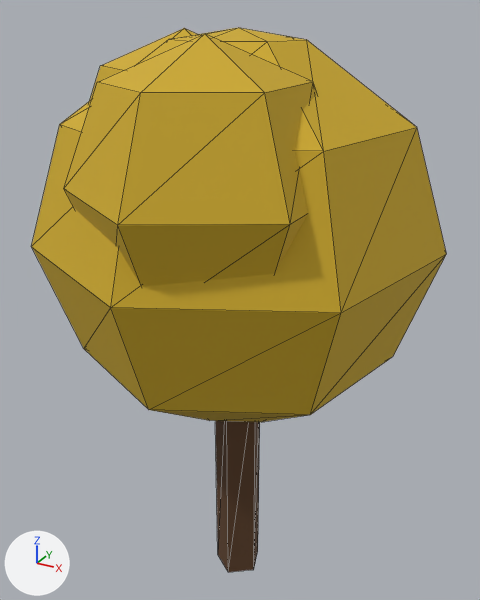
Two versions of the glTF model land_tree_golden_beech.glb, one commit apart.
Camera for both pictures: a 50 mm camera at (4.0, -7.23, 8.21) aimed at (-0.02, 0.08, 4.55). The lights are fixed; the arrows at lower left show +X, +Y and +Z. The first picture is the older version. Mesh edges are drawn as thin lines. Vertices at exactly the same position are counted once.
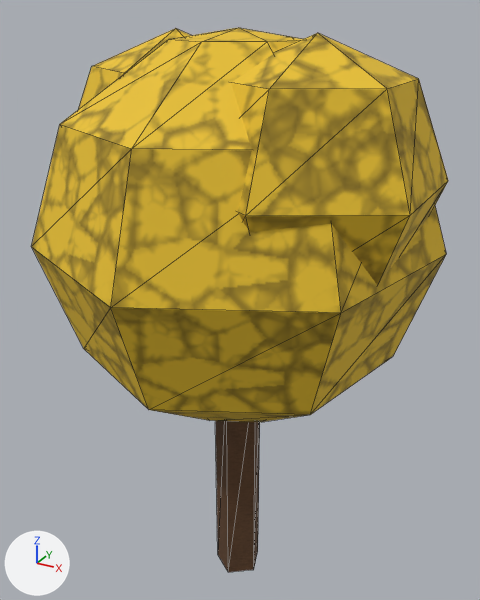
The change, as a diff of the scene's bpy script:
```diff
--- a/land_tree_golden_beech.glb.py
+++ b/land_tree_golden_beech.glb.py
@@ img_tex_foliage_png @@
+img_tex_foliage_png = load_image('tex_foliage.png', 'tex_foliage.png', 256, 256, 'sRGB')
@@ mat_land_leaf_yellow @@
 n0 = _N.new('ShaderNodeBsdfPrincipled'); n0.name = 'Principled BSDF'
-n0.inputs[0].default_value = (0.612, 0.401, 0.0177, 1.0)  # 'Base Color', yellow #cdaa24
 n0.inputs[2].default_value = 0.8  # 'Roughness'
 n1 = _N.new('ShaderNodeOutputMaterial'); n1.name = 'Material Output'
+n2 = _N.new('ShaderNodeMix'); n2.name = 'Mix'
+n2.data_type = 'RGBA'
+n2.blend_type = 'MULTIPLY'
+n2.inputs[0].default_value = 1.0  # 'Factor'
+n2.inputs[7].default_value = (0.811, 0.531, 0.0235, 1.0)  # 'B', yellow #e9c12a
+n3 = _N.new('ShaderNodeTexImage'); n3.name = 'Image Texture'
+n3.image = img_tex_foliage_png
 _L.new(n0.outputs[0], n1.inputs[0])  # 'BSDF' to 'Surface'
+_L.new(n2.outputs[2], n0.inputs[0])  # 'Result' to 'Base Color'
+_L.new(n3.outputs[0], n2.inputs[6])  # 'Color' to 'A'
@@ me_mesh_0 @@
 # used by ob_mesh_0; location = (0.0, 0.0, 0.0)
-me_mesh_0.from_pydata(...)  # 106 vertices, 164 faces; spans x -2.53..2.53, y -2.7..2.34, z 0.0..8.0
+me_mesh_0.from_pydata(...)  # 106 vertices, 164 faces; spans x -2.53..2.53, y -2.6..2.34, z 0.0..8.0
+# me_mesh_0 part 1: the loose piece of 20 vertices spanning x -1.1..1.6, y -2.7..0.42, z 4.85..7.97 is moved by (0.87, 0.82, 0.0)
+# me_mesh_0 part 2: the loose piece of 20 vertices spanning x -2.41..0.29, y -1.07..2.05, z 4.85..7.97 is moved by (-0.05, -0.12, 0.0)
+# me_mesh_0 part 3: texture (UV) coordinates changed
 me_mesh_0.materials.append(mat_land_trunk)
```

Location of each change, [x1, y1, x2, y2] in pixels of the pictures (480 x 600 px; the box of a moved part takes in the faces that stretch with it):
'Mesh_0', surface changed, reshaped
    before: [31, 28, 446, 572]
    after: [31, 28, 448, 572]
part 1 of me_mesh_0, moved or reshaped
    before: [64, 34, 317, 287]
    after: [231, 33, 448, 285]
part 2 of me_mesh_0, moved or reshaped
    before: [90, 28, 198, 100]
    after: [78, 28, 192, 110]
